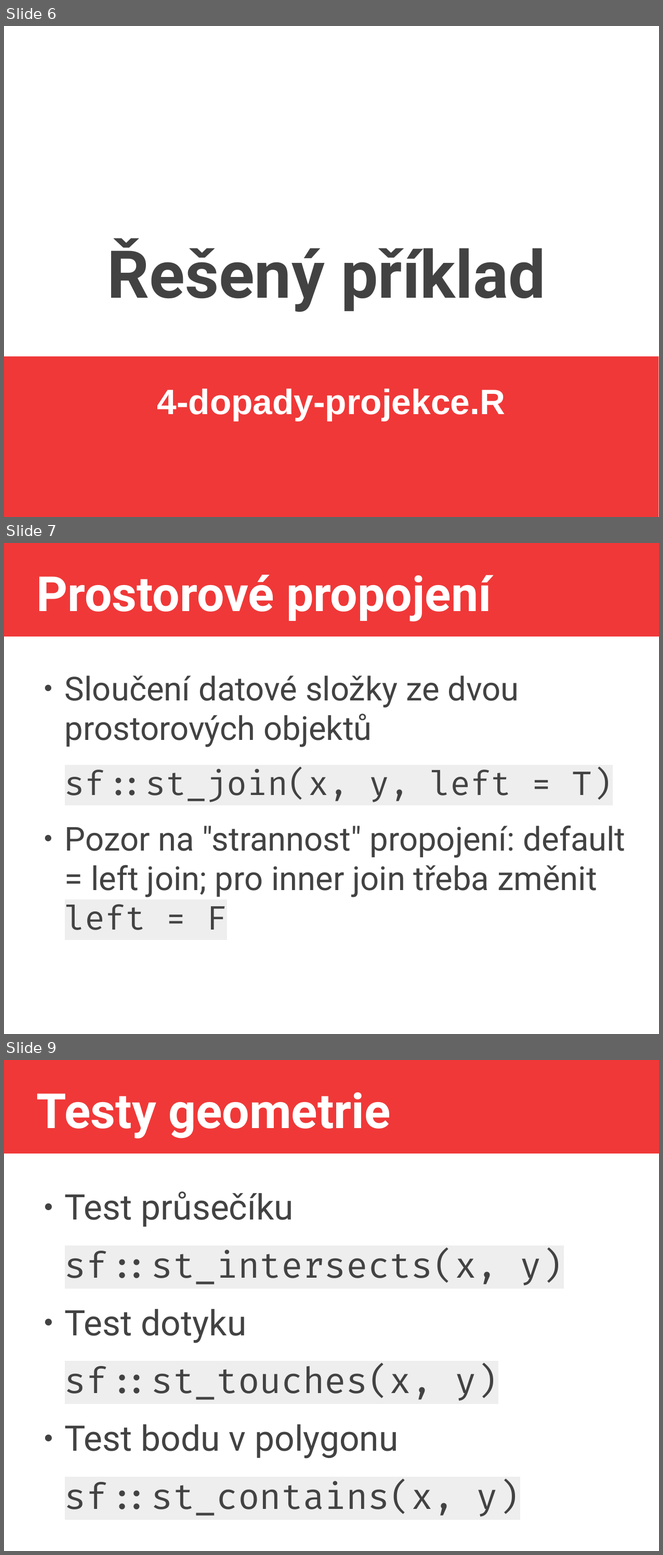
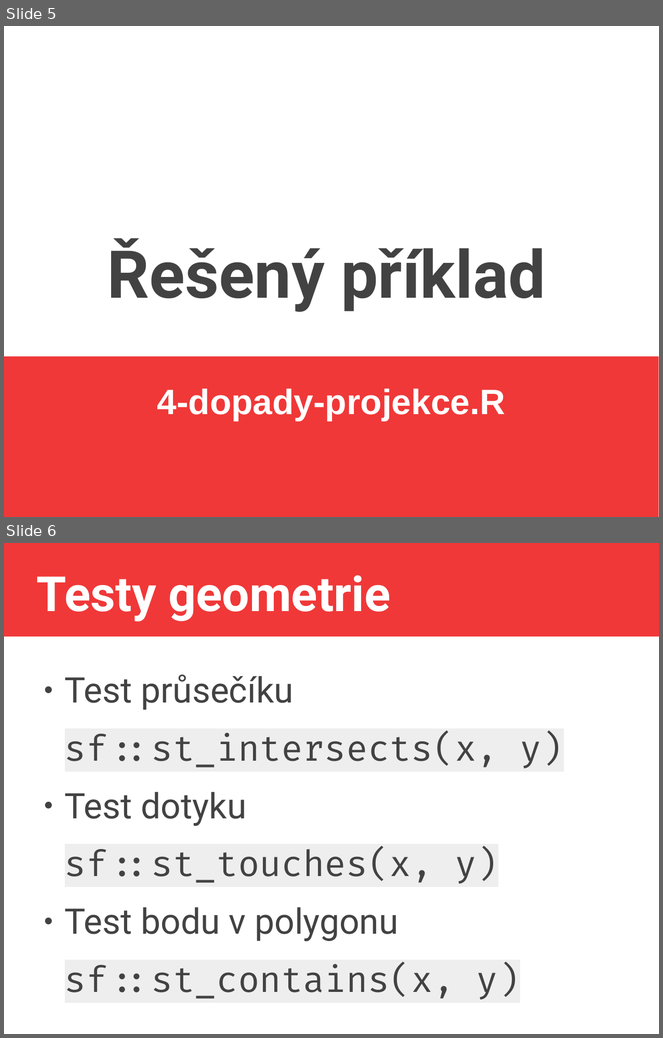
Before and after one commit to jlacko/4EK418, a slide deck: prez/4 - operace mezi objekty.odp. Shown one above the other, each under a label of ours: slides 6, 7 and 9 before the commit, slides 5 and 6 after it; the slides between them are not shown. The pictures are 663x1555 and 663x1038 pixels, drawn with LibreOffice and Linux fonts; fonts in the diff are those of the drawing. Boxes give left, top, right and bottom in pixels: in the first picture for what was removed or moved away, otherwise in the second. Text is boxed around its words. In the diff, an @@ line names an element or a change of style, - is before the commit and + after.

```diff
--- a/prez/4 - operace mezi objekty.odp
+++ b/prez/4 - operace mezi objekty.odp
@@ slide 7 removed at [4, 543, 659, 1034], background #FFFFFF; not listed: 1 template element that a slide beside it also shows @@
@@ title removed at [37, 575, 492, 622] @@
-Prostorové propojení
@@ text removed at [65, 676, 626, 930] @@
-● Sloučení datové složky ze dvou prostorových objektů
-sf::st_join(x, y, left = T)
-● Pozor na "strannost" propojení: default = left join; pro inner join třeba změnit left = F
@@ what was slide 6 is now slide 5 @@
@@ what was slide 9 is now slide 6 @@
```
Also in this commit, not shown: 2 other slides removed, 7 other files.
